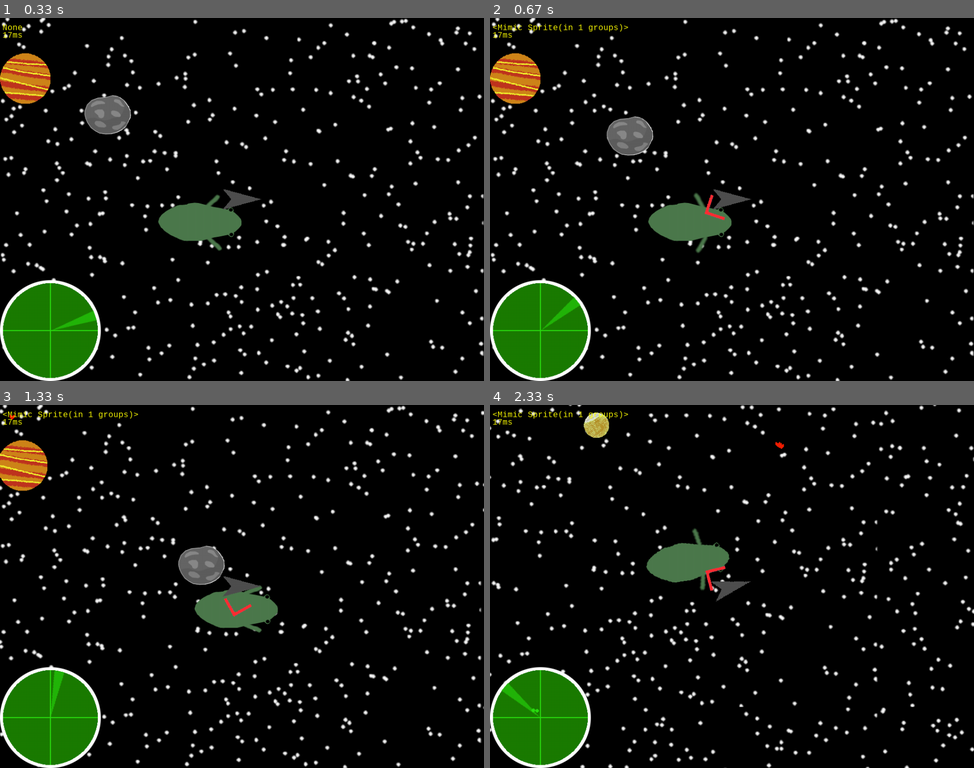
Above: before the commit, frames 1-4 (two rows, left to right).
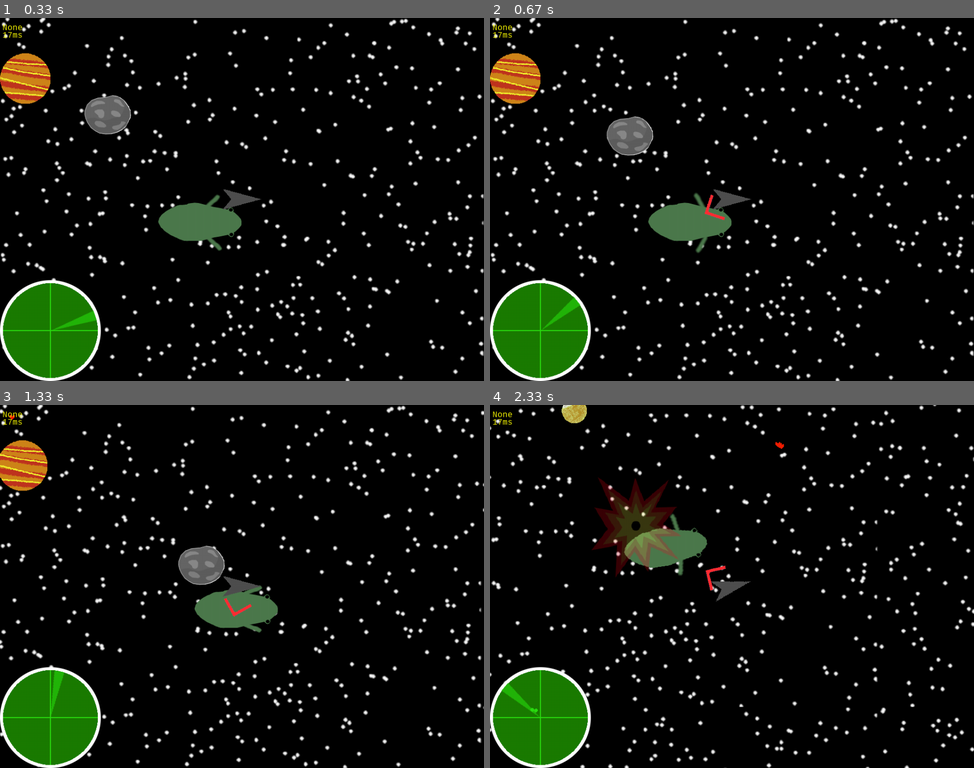
Above: after the commit, the same moments.

Repository: Jacob-OTW/Explorer-in-PyGame
Game: pygame game, started from main.py
The game is run twice, just before and just after one commit, with the same random seed, the same clock (stepped at 60 frames per second) and the same inputs.
Inputs (mouse positions are in pixels of both pictures, inside the frame that each line leads up to):
- Up to frame 1 (0.33 s): no input
- Up to frame 2 (0.67 s): tap G at 0.33 s
- Up to frame 3 (1.33 s): click (14, 415) at 0.72 s, where only the run after the commit has a clickable "None"; tap Space at 1 s
- Up to frame 4 (2.33 s): tap Q at 1.33 s; tap A at 1.67 s; click (804, 459) at 2.05 s

Frame 1 is identical in both runs. In frame 2, 0.2% of the frame differs, in the area x 0-29%, y 1-4%; in frame 3, 0.2%; in frame 4, 4.4%, in the area x 0-50%, y 0-85%.

Commit message:
Added effects.py for explosions, and in the future smoke and such

Diff:
--- /dev/null
+++ b/effects.py
@@ -0,0 +1,29 @@
+import pygame
+from settings import stage
+
+
+class Explosion(pygame.sprite.Sprite):
+    def __init__(self, pos):
+        super().__init__()
+        self.stored = pygame.image.load('Assets/explosion.png').convert_alpha()
+        self.size = 0.1
+        self.start = pos
+        self.image = pygame.transform.scale(self.stored,
+                                            (self.stored.get_width() * self.size, self.stored.get_height() * self.size))
+        self.rect = self.image.get_rect(center=(self.start[0] - stage.XScroll, self.start[1] - stage.YScroll))
+        self.opacity = 255
+
+    def update(self):
+        self.image = pygame.transform.scale(self.stored,
+                                            (self.stored.get_width() * self.size, self.stored.get_height() * self.size))
+        self.rect = self.image.get_rect(center=(self.start[0] - stage.XScroll, self.start[1] - stage.YScroll))
+        if self.size <= 1:
+            self.size += 0.1
+        else:
+            self.opacity -= 4.5
+            self.image.set_alpha(self.opacity)
+            if self.opacity <= 0:
+                self.kill()
+
+
+effect_group = pygame.sprite.Group()
--- a/main.py
+++ b/main.py
@@ -13,6 +13,7 @@
 from space_probe_obj import space_probe_group
 from radar_obj import radar_group, radar, radar_ping_group
 from missile_obj import missile_group, add_missile
+from effects import effect_group
 
 
 def HandleKeys():
@@ -82,6 +83,7 @@
 
 last_time = time.time()
 play.inventory.append('Radar')
+play.inventory.append('C4')
 while True:
     # Timing
     frame_time = time.time() - last_time
@@ -102,6 +104,7 @@
     radar_group.update()
     radar_ping_group.update()
     missile_group.update()
+    effect_group.update()
 
     # Visual
     stage.screen.fill('black')  # Fill the 'screen' surface with a solid color
@@ -111,6 +114,7 @@
     creature_group.draw(stage.screen)
     missile_group.draw(stage.screen)
     player_group.draw(stage.screen)
+    effect_group.draw(stage.screen)
     if map_selector.target:
         arrow_group.draw(stage.screen)
     MT.draw()  # Draw all Saved positions
@@ -128,7 +132,7 @@
     pop_up_group.draw(stage.screen)
 
     # Text
-    text = myfont.render(f"{map_selector.target}", True, (255, 255, 0))
+    text = myfont.render(f"{play.Current_Planet}", True, (255, 255, 0))
     stage.screen.blit(text, (5, 10))
     text2 = myfont.render(f"{round(frame_time * 1000)}ms", True, (255, 255, 0))
     stage.screen.blit(text2, (5, 25))
--- a/missile_obj.py
+++ b/missile_obj.py
@@ -5,6 +5,7 @@
 from planet_obj import planet_group
 from radar_obj import radar
 from nav_objs import Mimic, mimic_group
+from effects import effect_group, Explosion
 
 
 def add_missile():
@@ -70,7 +71,9 @@
             offset = (planet.rect.x - self.rect.x, planet.rect.y - self.rect.y)
             if self.mask.overlap(planet.mask, offset):
                 if 'Asteroid' in planet.status:
+                    play.Current_Planet = None
                     planet.kill()
+                effect_group.add(Explosion((stage.XScroll + self.rect.centerx, stage.YScroll + self.rect.centery)))
                 self.kill()
 
 
--- a/planet_obj.py
+++ b/planet_obj.py
@@ -3,6 +3,7 @@
 from settings import stage
 from player_obj import play
 from space_probe_obj import space_probe_group
+from effects import effect_group, Explosion
 
 
 def dis_to(mp, tp):
@@ -45,6 +46,8 @@
             self.seen = False
         else:
             self.seen = True
+        self.kill_in = 300
+        self.should_kill = False
 
         # std values
         self.orbit_value = 0
@@ -94,6 +97,13 @@
             if play.Current_Planet != self:
                 play.Current_Planet = self
 
+        if self.should_kill:
+            self.kill_in -= 1
+            if self.kill_in <= 0:
+                effect_group.add(Explosion((stage.XScroll + self.rect.centerx, stage.YScroll + self.rect.centery)))
+                play.Current_Planet = None
+                self.kill()
+
 
 planet_group = pygame.sprite.Group()
 planet_group.add(Planet(0, 70, status=['Static']))
--- a/shop_UI_obj.py
+++ b/shop_UI_obj.py
@@ -91,7 +91,7 @@
         self.cached_item = None  # used to delete items and such
         self.shop = False  # Is shop shown
         self.page = 0  # Page is used for the inventory and later prob. for selling and buying
-        self.usable_items = ['Item', 'Dead Skin', 'Probe']
+        self.usable_items = ['Item', 'Dead Skin', 'Probe', 'C4']
 
     def update(self):
         self.image = pygame.image.load('Assets/shop_ui.png').convert_alpha()
@@ -144,6 +144,13 @@
                             case 'Probe':
                                 add_probe()
                                 play.inventory.remove('Probe')
+                                self.directory.pop()
+                                return_inventory()
+                            case 'C4':
+                                if play.Current_Planet and 'Asteroid' in play.Current_Planet.status:
+                                    play.Current_Planet.should_kill = True
+                                    add_pop_up('C4 planted')
+                                    play.inventory.remove('C4')
                                 self.directory.pop()
                                 return_inventory()
 
Binary file added: Assets/explosion.png
